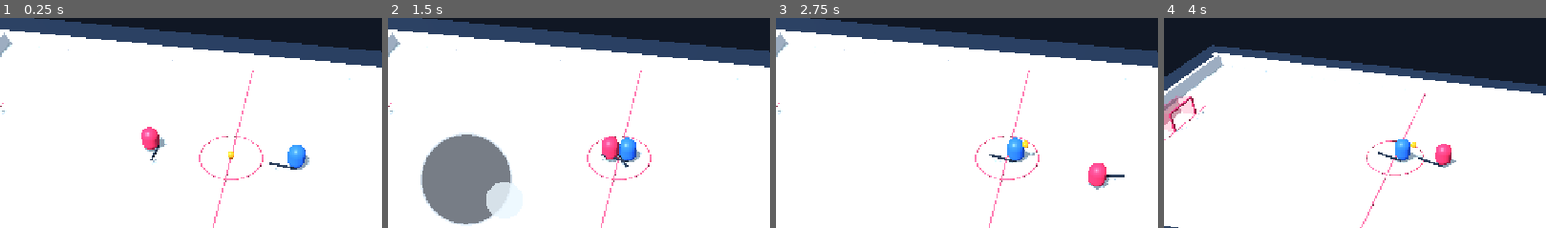
Above: before the commit, frames 1-4 (left to right).
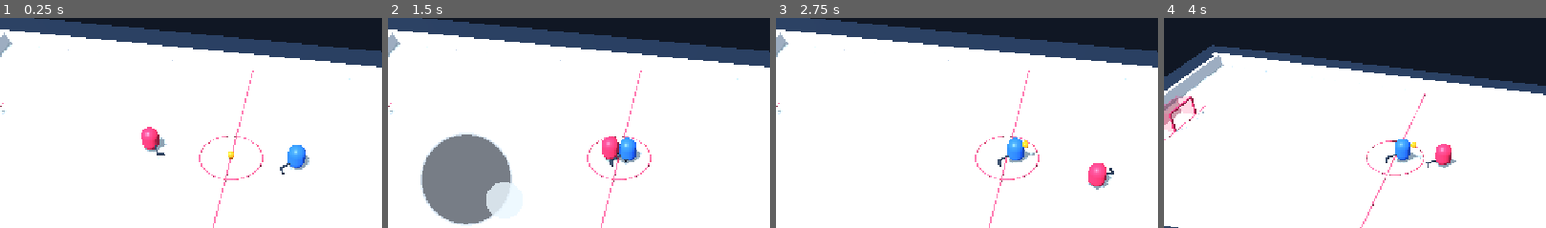
Above: after the commit, the same moments.

Repository: dylanwatsonsoftware/floorball-frenzy-3d
Game: Godot game, scene res://scenes/app/main.tscn
Two runs of this game, one before a commit and one after it. Both use one fixed random seed, a clock stepped at 60 frames per second and the inputs below.
Inputs (mouse positions are % of the whole screen's width and height, from its top left):
- Up to frame 1 (0.25 s): no input
- Up to frame 2 (1.5 s): tap Enter at 0.5 s; move the mouse to (72, 44) at 0.52 s; hold D (move_right) 0.53-1.25 s; tap Shift (dash) at 0.6 s; click (72, 44) at 0.67 s; drag from (30, 54) to (45, 69) at 1.27 s
- Up to frame 3 (2.75 s): move the mouse to (60, 26) at 2.02 s; hold D (move_right) from 2.03 s (still down); tap 1 at 2.1 s
- Up to frame 4 (4 s): release D (move_right) at 2.75 s; drag from (45, 69) to (20, 34) at 2.77 s; move the mouse to (80, 64) at 3.52 s; hold A (move_left) from 3.53 s (still down); tap 3 at 3.6 s
The pictures show only the part of the screen within x 20-70%, y 16-66%; the shares and areas given below are measured in that part.

The runs differ from the first frame. In frame 1, 0.2% of the frame differs, in the area x 39-78%, y 60-75%; in frame 2, 0.2%; in frame 3, 0.2%, in the area x 55-92%, y 65-78%; in frame 4, 0.2%.

Commit message:
fix: pose sticks across players right side

Diff:
--- a/scripts/presentation/greybox_arena.gd
+++ b/scripts/presentation/greybox_arena.gd
@@ -150,15 +150,30 @@
 
 
 func _add_stick(parent: Node3D, color: Color) -> void:
-	var stick := MeshInstance3D.new()
-	stick.name = "Stick"
-	var mesh := BoxMesh.new()
-	mesh.size = Vector3(0.09, 0.09, 1.65)
-	stick.mesh = mesh
-	stick.position = Vector3(0.46, -0.42, 0.75)
-	stick.rotation.x = deg_to_rad(-12.0)
-	stick.material_override = _material(color, 0.65)
-	parent.add_child(stick)
+	var rig := Node3D.new()
+	rig.name = "StickRig"
+	rig.position = Vector3(0.18, -0.18, 0.0)
+	rig.rotation_degrees = Vector3(12.0, 28.0, -5.0)
+	parent.add_child(rig)
+
+	var shaft := MeshInstance3D.new()
+	shaft.name = "Shaft"
+	var shaft_mesh := BoxMesh.new()
+	shaft_mesh.size = Vector3(0.075, 0.075, 1.55)
+	shaft.mesh = shaft_mesh
+	shaft.position = Vector3(0.0, 0.0, 0.35)
+	shaft.material_override = _material(color, 0.65)
+	rig.add_child(shaft)
+
+	var blade := MeshInstance3D.new()
+	blade.name = "Blade"
+	var blade_mesh := BoxMesh.new()
+	blade_mesh.size = Vector3(0.48, 0.11, 0.13)
+	blade.mesh = blade_mesh
+	blade.position = Vector3(0.18, 0.0, 1.08)
+	blade.rotation_degrees.y = -12.0
+	blade.material_override = _material(color, 0.58)
+	rig.add_child(blade)
 
 
 func _build_ball() -> void:
--- a/tests/greybox_scene_test.gd
+++ b/tests/greybox_scene_test.gd
@@ -18,6 +18,10 @@
 	var required_nodes := [
 		"Arena/RinkFloor",
 		"Arena/Player",
+		"Arena/Player/StickRig/Shaft",
+		"Arena/Player/StickRig/Blade",
+		"Arena/Opponent/StickRig/Shaft",
+		"Arena/Opponent/StickRig/Blade",
 		"Arena/Ball",
 		"Arena/LeftGoal",
 		"Arena/RightGoal",
@@ -50,6 +54,14 @@
 	var opponent := scene.get_node("Arena/Opponent")
 	if not opponent.has_method("is_ai_controlled"):
 		fail("Blue opponent must be controlled by the local-match AI")
+		return
+	var player_stick := scene.get_node("Arena/Player/StickRig") as Node3D
+	if player_stick.position.x <= 0.0 or player_stick.rotation.y <= 0.2:
+		fail("The stick must angle across the body toward the player's right")
+		return
+	var player_blade := scene.get_node("Arena/Player/StickRig/Blade") as MeshInstance3D
+	if player_blade.position.z <= 0.5 or player_blade.position.x <= 0.0:
+		fail("The stick blade must finish forward and to the player's right")
 		return
 
 	var ball := scene.get_node("Arena/Ball")
